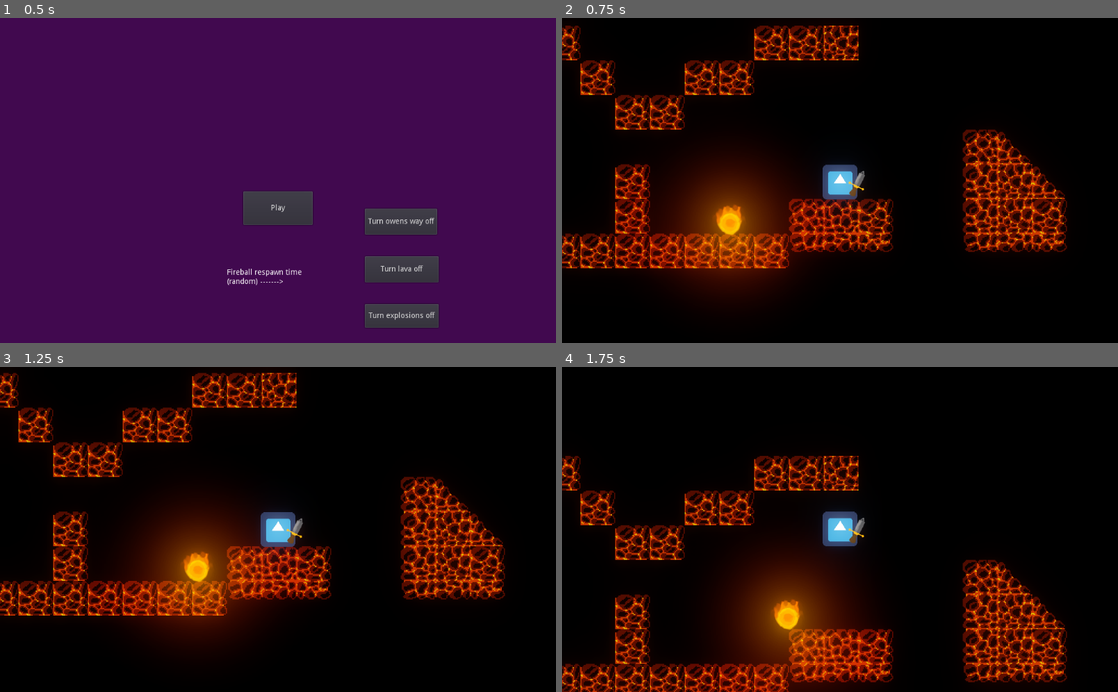
Above: before the commit, frames 1-4 (two rows, left to right).
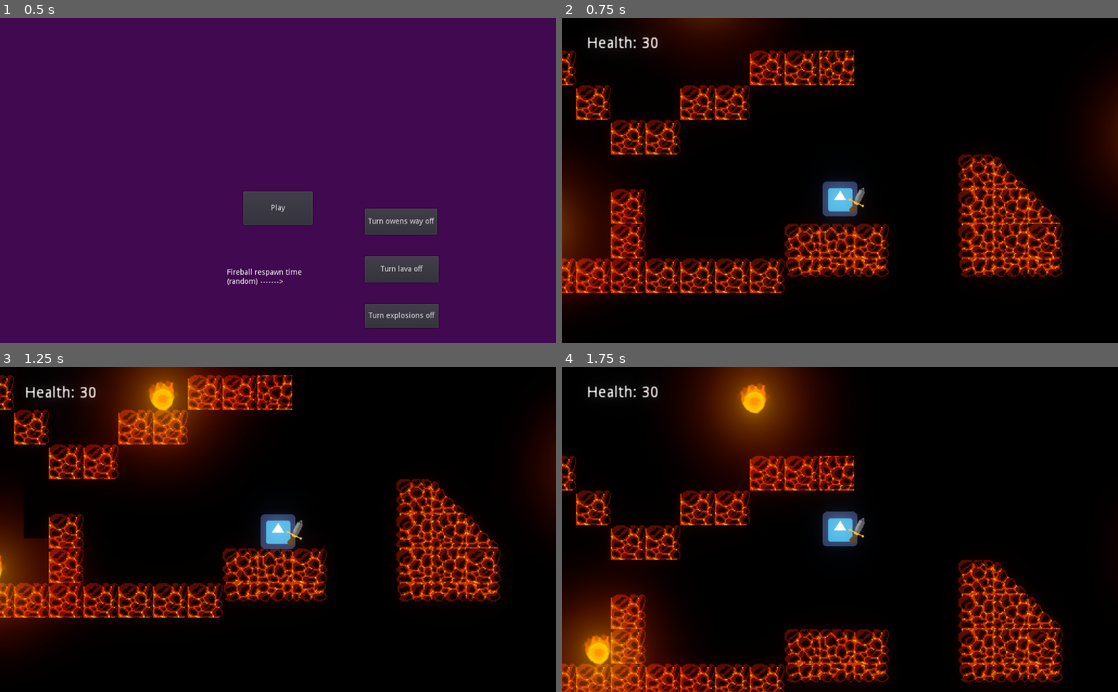
Above: after the commit, the same moments.

Repository: Schmo103/Project-Archimedes-Github-Game-Off-2022-
Game: Godot game, scene res://universe.tscn
Same seed, same stepped clock (60 frames per second), same inputs: the game is played once before the commit and once after it. The engine's default icon, where the game draws it, is replaced by a stand-in: a white triangle on a blue panel in a dark square.
Inputs (mouse positions are in pixels of both pictures, inside the frame that each line leads up to):
- Up to frame 1 (0.5 s): no input
- Up to frame 2 (0.75 s): click "Play" at 0.5 s
- Up to frame 3 (1.25 s): no input
- Up to frame 4 (1.75 s): tap Enter (ui_accept) at 1.25, 1.52 s; move the mouse to (962, 513) at 1.27 s; press the mouse at (962, 513) at 1.28 s

Frame 1 is identical in both runs. In frame 2, 36% of the frame differs, in the area x 0-100%, y 0-89%; in frame 3, 32%; in frame 4, 34%.

Commit message:
added basic combat
-finished good enemy movement
-added player combat/health
-added enemy combat/health
-gave enemy sword
-added filler hud

Diff:
--- a/Archimedes/fireball.tscn
+++ b/Archimedes/fireball.tscn
@@ -29,21 +29,17 @@
 shader_param/color2 = Color( 0.835294, 0.0470588, 0.0470588, 1 )
 shader_param/con = 2.97
 
+[sub_resource type="CapsuleShape2D" id=4]
+height = 28.0
+
 [sub_resource type="CircleShape2D" id=1]
 radius = 9.0
 
-[node name="Fireball" type="RigidBody2D"]
+[node name="Fireball" type="RigidBody2D" groups=["enemies"]]
 mode = 2
 custom_integrator = true
 contacts_reported = 5
 script = ExtResource( 2 )
-
-[node name="sword" type="Sprite" parent="."]
-visible = false
-position = Vector2( 0, 15 )
-rotation = -3.14159
-scale = Vector2( 0.5, 0.5 )
-texture = ExtResource( 4 )
 
 [node name="Sprite2" type="Sprite" parent="."]
 material = SubResource( 3 )
@@ -54,6 +50,18 @@
 position = Vector2( 0, -5 )
 scale = Vector2( 0.5, 0.5 )
 texture = ExtResource( 1 )
+
+[node name="sword" type="Sprite" parent="."]
+visible = false
+position = Vector2( 0, 15 )
+rotation = -3.14159
+scale = Vector2( 0.5, 0.5 )
+texture = ExtResource( 4 )
+
+[node name="Area2D" type="Area2D" parent="sword"]
+
+[node name="CollisionShape2D" type="CollisionShape2D" parent="sword/Area2D"]
+shape = SubResource( 4 )
 
 [node name="CollisionShape2D" type="CollisionShape2D" parent="."]
 visible = false
@@ -78,7 +86,6 @@
 cast_to = Vector2( 300, 0 )
 
 [node name="raycast_ldown" type="RayCast2D" parent="."]
-visible = false
 position = Vector2( -12, 0 )
 enabled = true
 cast_to = Vector2( 0, 300 )
--- a/Archimedes/fireball/fireball.gd
+++ b/Archimedes/fireball/fireball.gd
@@ -2,15 +2,30 @@
 
 var lava
 var terrain
+var player
 var first = true
 export var en = false
 
-var state = 0 #0 is patrol
+var state = 0 #0 is patrol 1 is hunting
 var velocity = Vector2(0, 0)
+
 var jump_speed = 320
-var speed = 260
+
+var walk_speed = 200
+var max_walk_speed = 200
+
+var jog_speed = 250
+var max_jog_speed = 300
+
+var run_speed = 300
+var max_run_speed = 350
+
 var air_speed = 60
-var max_speed = 200
+
+var speed = walk_speed
+var max_speed = max_walk_speed
+
+
 var gravity = 13
 var fric = 60
 var air_fric = 70
@@ -43,6 +58,11 @@
 var just_uf = false
 var uf_c = 1
 
+var health = 4
+
+var hunting_enabled = true
+var seeing_player = false
+
 var this_pos = Vector2()
 onready var ray_left = $RayCast_left
 onready var ray_right = $RayCast_right
@@ -51,33 +71,58 @@
 onready var ray_lup = $RayCast_uleft
 onready var ray_rup = $RayCast_uright
 
+var knockback = 200
+var knocked = false
+var knock_dir = Vector2(1, 0)
+var sword_swinging = false
+var reach = 15
+var struck = false
+var strike_range = 70
+onready var sword_a = get_node("sword/Area2D")
+
 var vx = 0
 
 func _ready():
-#	ray_left.cast_to.x = vision
-#	ray_right.cast_to.x = vision
-#	ray_ldown.cast_to.y = -vision
-#	ray_rdown.cast_to.y = vision
-#	ray_lup.cast_to.x = -vision
-#	ray_rup.cast_to.x = vision
-
 	this_pos = position
-	prints("ray fall: ", str(ray_fall(1)))
-	prints("wall dif right: ", get_wall_dif(1))
-	prints("wall dif left: ", get_wall_dif(-1))
 
 func _physics_process(_delta):
+	if first:
+		player = get_parent().player
 	old_pos = this_pos
 	this_pos = position
 	if old_pos == this_pos:
 		s_count += 1
-		print("stuck: " + str(s_count))
 	else:
 		just_uf = false
 		uf_c = 1
 		s_count = 0
-
-
+	var space_state = get_world_2d().direct_space_state
+	var result = space_state.intersect_ray(position, player.position)
+	if result:
+		if instance_from_id(result["collider_id"]) == player:
+			seeing_player = true
+		else:
+			seeing_player = false
+
+func take_hit(dire, kb):
+	health -= 1
+	knocked = true
+	knock_dir = dire
+	knockback = kb
+	prints(name, ": hit health: ", health)
+	if health <= 0:
+		queue_free()
+
+func swing_sword():
+	var dire = position.direction_to(player.position)
+	sword_swinging = true
+	$sword.visible = true
+	$sword.rotation = dire.angle() + PI / 2
+	$sword.position = dire * reach
+	yield(get_tree().create_timer(.2), "timeout")
+	$sword.visible = false
+	sword_swinging = false
+	struck = false
 
 func _integrate_forces(s):
 	var out = Input.is_action_pressed("ui_s") and en
@@ -87,15 +132,14 @@
 	if first:
 		terrain = get_parent().terrain
 		lava = get_parent().lava
+		player = get_parent().player
 		first = false
-		prints(str(name), ": fall_lenght ", str(fall_length(-1)))
-		prints("get tile :", str(get_tile(position)))
 
 	var step = s.get_step()
 	var lv = s.get_linear_velocity()
 	if Vector2(abs(lv.x), abs(lv.y)) == Vector2():
 		freeze += 1
-		print("Alert: frozen " + str(freeze) + " vel: " + str(lv))
+#		print("Alert: frozen " + str(freeze) + " vel: " + str(lv))
 	else:
 		freeze = 0
 	if out:
@@ -110,6 +154,10 @@
 	on_right = false
 	is_dip = false
 
+	if seeing_player and hunting_enabled:
+		state = 1
+	else:
+		state = 0
 	#find if onfloor
 	var fx
 	for x in range(s.get_contact_count()):
@@ -146,10 +194,12 @@
 		prints("dir: ", str(dir))
 		prints("state: ", str(state))
 
+	if knocked:
+		lv += knockback * knock_dir
+
 	#determine behavior
 	if state == 0:
 		if freeze >= 2:
-			print("thaw")
 			switch_x_dir()
 			freeze = 0
 		if dir == 1:
@@ -163,28 +213,45 @@
 		if ray_fall(dir) - 9 > 0:
 			is_dip = true
 		if get_downr_dif(dir) > 32:
-			#prints("fall:", str(fall_length(dir)))
 			if out:
 				prints("is_dip: true")
 
-			if ray_fall(dir) - 9 > 33:
-				prints("fl", ray_fall(dir) - 9)
-				print("switching")
-				stop = true
-				switch_x_dir()
-			else:
-				if fall_length(dir) > 96 and fall_length(dir) != -1:
-					prints("fl", fall_length(dir))
-					print("switching")
-					stop = true
-					switch_x_dir()
-		if get_wall_dist(dir, 0) != null:
-			if abs(get_wall_dist(dir, 0)) <= wall_sight and get_wall_dif(dir) > 5:
+			stop = true
+			switch_x_dir()
+		if get_wall_dist(dir, 0) != 301:
+			if get_wall_dist(dir, 0) <= wall_sight and get_wall_dif(dir) > 32:
 				jump = true
 				if out:
 					prints("is_wall: true")
-#			if lv.x <= 10 and on_floor:
-#				switch_x_dir()
+		if en:
+			print("not hunting")
+	elif state == 1:
+		if freeze >= 2:
+			switch_x_dir()
+			freeze = 0
+		if dir == 1:
+			right = true
+			if out:
+				prints("right: true ")
+		elif dir == -1:
+			left = true
+			if out:
+				prints("left: true ")
+		if ray_fall(dir) - 9 > 0:
+			is_dip = true
+		if get_downr_dif(dir) > 32:
+			if out:
+				prints("is_dip: true")
+
+			stop = true
+			switch_x_dir()
+		if get_wall_dist(dir, 0) != 301:
+			if get_wall_dist(dir, 0) <= wall_sight and get_wall_dif(dir) > 32:
+				jump = true
+				if out:
+					prints("is_wall: true")
+		if en:
+			print("hunting")
 
 
 
@@ -221,14 +288,14 @@
 			jumping = true
 	else:
 		#horizontal motion
-		if right and not left:
+		if right:
 			lv.x += speed * step
 			vx = abs(lv.x)
 			if vx > max_speed:
 				vx = max_speed
 			lv.x = sign(lv.x) * vx
 
-		if left and not right:
+		if left:
 			lv.x += -speed * step
 			vx = abs(lv.x)
 			if vx > max_speed:
@@ -260,15 +327,21 @@
 
 	s.set_linear_velocity(lv)
 	i += 1
+	knocked = false
+
+	if (this_pos - player.position).length() <= strike_range and !sword_swinging:
+		swing_sword()
+	if sword_swinging:
+		for a in sword_a.get_overlapping_bodies():
+			if a.is_in_group("player") and !struck:
+				struck = true
+				get_parent().hit_enemy(a, position.direction_to(a.position), knockback)
 
 func switch_x_dir():
 	if dir == 1:
 		dir = -1
 	else:
 		dir = 1
-	#velocity += -linear_velocity
-	#print("called : " + str(i))
-
 
 func get_tile(pos):
 	var x = pos.x - (int(pos.x) % 32)
@@ -287,25 +360,18 @@
 func lava_height():
 	return get_node(lava).get_height()
 
-
-func is_dip():
-	var next_floor = get_tile(Vector2(this_pos.x + (sight * dir), this_pos.y + 32))
-	return (tile_type(next_floor) == -1 and !is_wall())
-
-func is_wall():
-	var next_floor = get_tile(Vector2(this_pos.x + (wall_sight * dir), this_pos.y))
-	return (tile_type(next_floor) != -1)
-
 func get_wall_dist(dire, u):
 	if u == 0:
 		if dire == 1:
-			if $RayCast_right.is_colliding():
-				return ($RayCast_right.get_collision_point() - this_pos).length()
+			#ray_right.force_raycast_update()
+			if ray_right.is_colliding():
+				return (ray_right.get_collision_point() - this_pos).length()
 			else:
 				return 301
 		else:
-			if $RayCast_left.is_colliding():
-				return ($RayCast_left.get_collision_point() - this_pos).length()
+			#ray_left.force_raycast_update()
+			if ray_left.is_colliding():
+				return (ray_left.get_collision_point() - this_pos).length()
 			else:
 				return 301
 	else:
@@ -382,3 +448,11 @@
 			return -1
 		i += 1
 	return count
+
+func is_dip():
+	var next_floor = get_tile(Vector2(this_pos.x + (sight * dir), this_pos.y + 32))
+	return (tile_type(next_floor) == -1 and !is_wall())
+
+func is_wall():
+	var next_floor = get_tile(Vector2(this_pos.x + (wall_sight * dir), this_pos.y))
+	return (tile_type(next_floor) != -1)
--- a/Archimedes/player.tscn
+++ b/Archimedes/player.tscn
@@ -23,7 +23,11 @@
 [sub_resource type="RectangleShape2D" id=1]
 extents = Vector2( 31, 31 )
 
-[node name="player" type="KinematicBody2D"]
+[sub_resource type="CapsuleShape2D" id=21]
+radius = 10.3297
+height = 31.874
+
+[node name="player" type="KinematicBody2D" groups=["player"]]
 material = SubResource( 20 )
 position = Vector2( 337, 224 )
 scale = Vector2( 0.5, 0.5 )
@@ -46,3 +50,8 @@
 position = Vector2( 34, -1 )
 rotation = 0.460767
 texture = ExtResource( 1 )
+
+[node name="Area2D" type="Area2D" parent="sword"]
+
+[node name="CollisionShape2D" type="CollisionShape2D" parent="sword/Area2D"]
+shape = SubResource( 21 )
--- a/Archimedes/player/player.gd
+++ b/Archimedes/player/player.gd
@@ -1,4 +1,5 @@
 extends KinematicBody2D
+
 var speed = 40 #set movement speed
 var velocity = Vector2(0, 0) #set initial velocity
 var jump = false #variable to record if jump button was pressed
@@ -15,16 +16,25 @@
 var sword_posi = 1 #-1 is left, 1 is right
 var sword_swinging = false
 var reach = 50
+var struck = false
+var swing_dir = Vector2(0, -1)
+var knockback = 300
 
 var game_over = false
+var health = 30
 
 onready var world = get_parent()
+onready var sword_a = get_node("sword/Area2D")
 
 
 func _ready():
-
 	$Camera2D.current = true #make camera "the camera"
 
+
+func take_hit(dir, kb):
+	velocity += dir * kb
+	health -= 2
+	flash(0.1)
 
 func flash(time):
 	material.set("shader_param/flash", 1.0)
@@ -47,6 +57,7 @@
 func die(): #function cleanup after death and display alert
 	print("You have died")
 	get_tree().paused = true
+	world.get_node("filler_hud").text = "Health: 0"
 	world.get_node("death_note").visible = true
 	world.get_node("menu").visible = true
 
@@ -57,6 +68,7 @@
 	$sword.position = dir * reach
 	yield(get_tree().create_timer(.2), "timeout")
 	sword_swinging = false
+	struck = false
 	if sword_posi == 1:
 		set_sword_right()
 	else:
@@ -99,7 +111,7 @@
 	if Input.is_action_pressed("ui_accept") or Input.is_action_pressed("ui_w"):
 		#for jumping
 		jump = true
-	if Input.is_action_pressed("ui_lclick"):
+	if Input.is_action_just_pressed("ui_lclick"):
 		var mpos = get_viewport().get_mouse_position() + $Camera2D.get_camera_screen_center() - (OS.get_real_window_size() / 2)
 		swing_sword(mpos)
 	if is_on_floor():
@@ -115,9 +127,15 @@
 	move_and_slide(velocity, Vector2(0, -1), false, 4, 0.785398, false) #moves player
 
 	#check if still alive
-	if position.y >= get_parent().get_node("Lava").HEIGHT:
+	if position.y >= get_parent().get_node("Lava").HEIGHT or health <= 0:
 		#checks if player has fallen below lava
 		die()
+	if sword_swinging:
+		for a in sword_a.get_overlapping_bodies():
+			if a.is_in_group("enemies") and !struck:
+				struck = true
+				get_parent().hit_enemy(a, position.direction_to(a.this_pos), knockback)
+
 
 func explosion(pos, emax, emin, ran, crit):
 	var force_dir = pos.direction_to(position)
@@ -127,8 +145,6 @@
 	var force
 	if !(mag > ran):
 		flash(0.1)
-#		prints("mag:", str(mag))
-#		prints("crit:", str(ran))
 		if mag <= float(crit):
 			force = emax
 		else:
@@ -136,7 +152,8 @@
 			if force < emin:
 				force = emin
 		velocity += (force_dir * force)
-#		prints("force:", force)
+		health -= 1
+
 
 
 func _on_World_firesprite_hits_player(pos, emax, emin, ran, crit):
--- a/Archimedes/world.tscn
+++ b/Archimedes/world.tscn
@@ -396,11 +396,29 @@
 tile_data = PoolIntArray( -1572829, 12, 0, -1572828, 11, 0, -1572827, 2, 0, -1507293, 8, 0, -1507292, 9, 0, -1507291, 1 …(3167 unchanged characters)…
 
 [node name="Fireball" parent="." instance=ExtResource( 8 )]
-position = Vector2( 232, 306 )
+position = Vector2( 59, 283 )
 en = true
 
+[node name="Fireball2" parent="." instance=ExtResource( 8 )]
+position = Vector2( 214, 56 )
+
+[node name="Fireball3" parent="." instance=ExtResource( 8 )]
+position = Vector2( 0, -451 )
+
+[node name="Fireball4" parent="." instance=ExtResource( 8 )]
+position = Vector2( 299, -278 )
+
+[node name="Fireball5" parent="." instance=ExtResource( 8 )]
+position = Vector2( 628, -134 )
+
+[node name="Fireball6" parent="." instance=ExtResource( 8 )]
+position = Vector2( 634, 198 )
+
+[node name="Fireball7" parent="." instance=ExtResource( 8 )]
+position = Vector2( 875, 24 )
+
 [node name="player" parent="." instance=ExtResource( 5 )]
-position = Vector2( 335, 269 )
+position = Vector2( 339, 241 )
 
 [node name="fire_sprite_timer" type="Timer" parent="."]
 
@@ -434,6 +452,13 @@
 rect_scale = Vector2( 0.5, 0.5 )
 text = "Menu"
 
+[node name="filler_hud" type="Label" parent="."]
+margin_right = 71.0
+margin_bottom = 49.0
+text = "Health: 10"
+align = 1
+valign = 1
+
 [connection signal="firesprite_hits_player" from="." to="player" method="_on_World_firesprite_hits_player"]
 [connection signal="timeout" from="fire_sprite_timer" to="." method="_on_fire_sprite_timer_timeout"]
 [connection signal="pressed" from="menu" to="." method="_on_menu_pressed"]
--- a/Archimedes/world/world.gd
+++ b/Archimedes/world/world.gd
@@ -2,6 +2,7 @@
 
 onready var terrain = get_terrain_path()
 onready var lava = get_lava_path()
+onready var player = get_node("player")
 
 var lava_on = true
 var owens_way = false
@@ -28,6 +29,8 @@
 onready var butn = $menu
 var m_offset = Vector2(-103, 35)
 onready var fog = get_node("wavy shader")
+onready var hud = $filler_hud
+onready var hud_offset = Vector2(-235, -150)
 
 func spawner():
 	if spawnable == true:
@@ -65,6 +68,8 @@
 	bkgd.set_position(get_node("player/Camera2D").get_camera_screen_center() - b_offset)
 	note.set_position(get_node("player/Camera2D").get_camera_screen_center() + n_offest)
 	butn.set_position(get_node("player/Camera2D").get_camera_screen_center() + m_offset)
+	hud.set_position(get_node("player/Camera2D").get_camera_screen_center() + hud_offset)
+	hud.text = "Health: " + str($player.health)
 	if Input.is_action_pressed("ui_cancel"):
 		if get_parent() == get_node("/root"):
 			get_tree().change_scene("res://menu.tscn")
@@ -74,7 +79,10 @@
 	#moves background and label to correct positions relative to camera
 
 
-
+func hit_enemy(name, dire, kb):
+	for i in range(get_child_count()):
+		if get_child(i) == name:
+			get_child(i).take_hit(dire, kb)
 
 func _on_menu_pressed():
 	if get_parent() == get_node("/root"):
Not shown: 1 places in Archimedes/fireball.tscn that only renumber resources
Not shown: 1 places in Archimedes/player.tscn that only renumber resources
